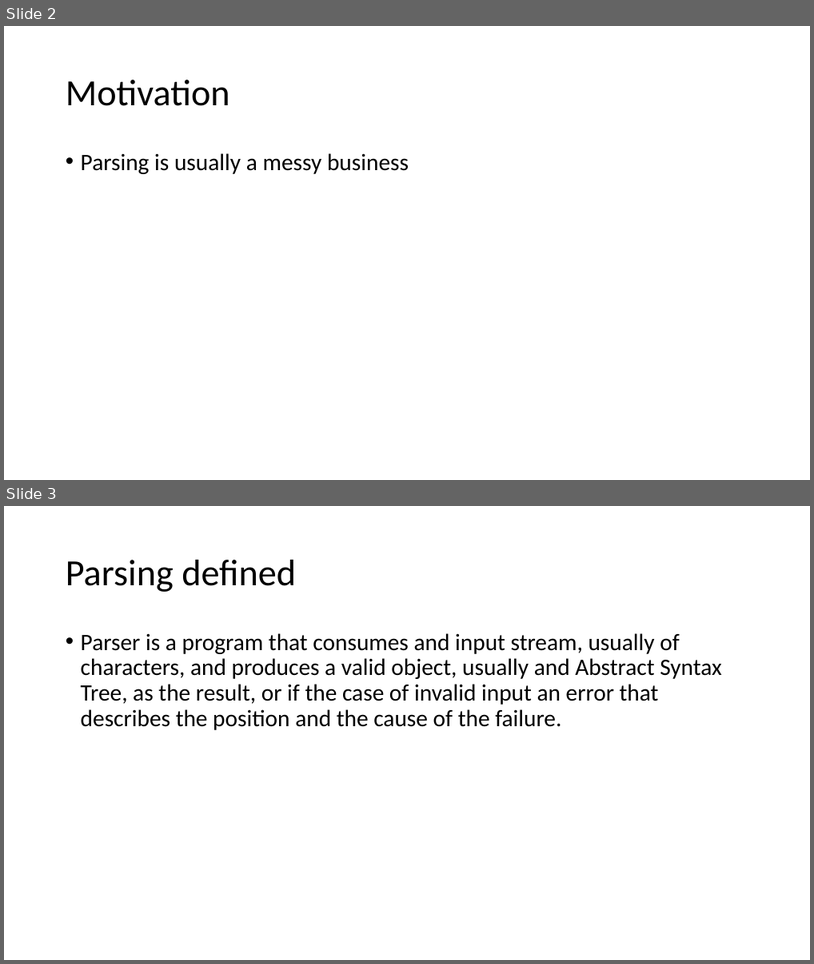
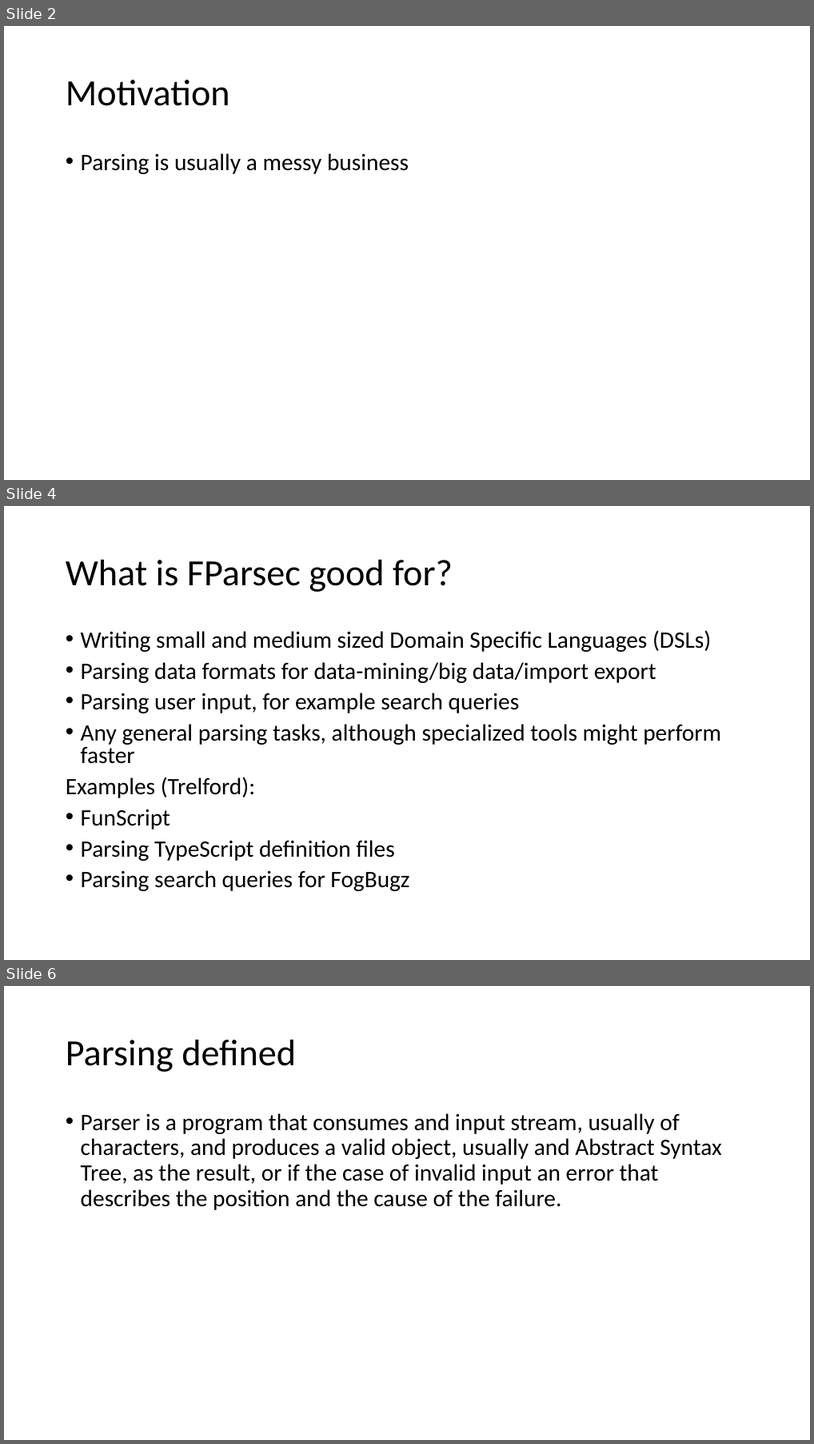
Before and after one commit to atiboros/PracticalFParsec, a slide deck: Slides/Practical FParsec V2.pptx. Shown one above the other, each under a label of ours: slides 2 and 3 before the commit, slides 2, 4 and 6 after it; the slides between them are not shown. The pictures are 814x964 and 814x1444 pixels, drawn with LibreOffice and Linux fonts; fonts in the diff are those of the drawing. Boxes give left, top, right and bottom in pixels: in the first picture for what was removed or moved away, otherwise in the second. Text is boxed around its words. In the diff, an @@ line names an element or a change of style, - is before the commit and + after.

```diff
--- a/Slides/Practical FParsec V2.pptx
+++ b/Slides/Practical FParsec V2.pptx
@@ slide 4 added at [4, 506, 810, 960], background #FFFFFF @@
@@ title added at [66, 560, 453, 592], 44 pt, text #000000 @@
+What is FParsec good for?
@@ text added at [66, 630, 722, 891], 28 pt, text #000000 @@
+• Writing small and medium sized Domain Specific Languages (DSLs)
+• Parsing data formats for data-mining/big data/import export
+• Parsing user input, for example search queries
+• Any general parsing tasks, although specialized tools might perform faster
+Examples (Trelford):
+• FunScript
+• Parsing TypeScript definition files
+• Parsing search queries for FogBugz
@@ what was slide 3 is now slide 6 @@
```
Also in this commit, not shown: 2 other slides added.
